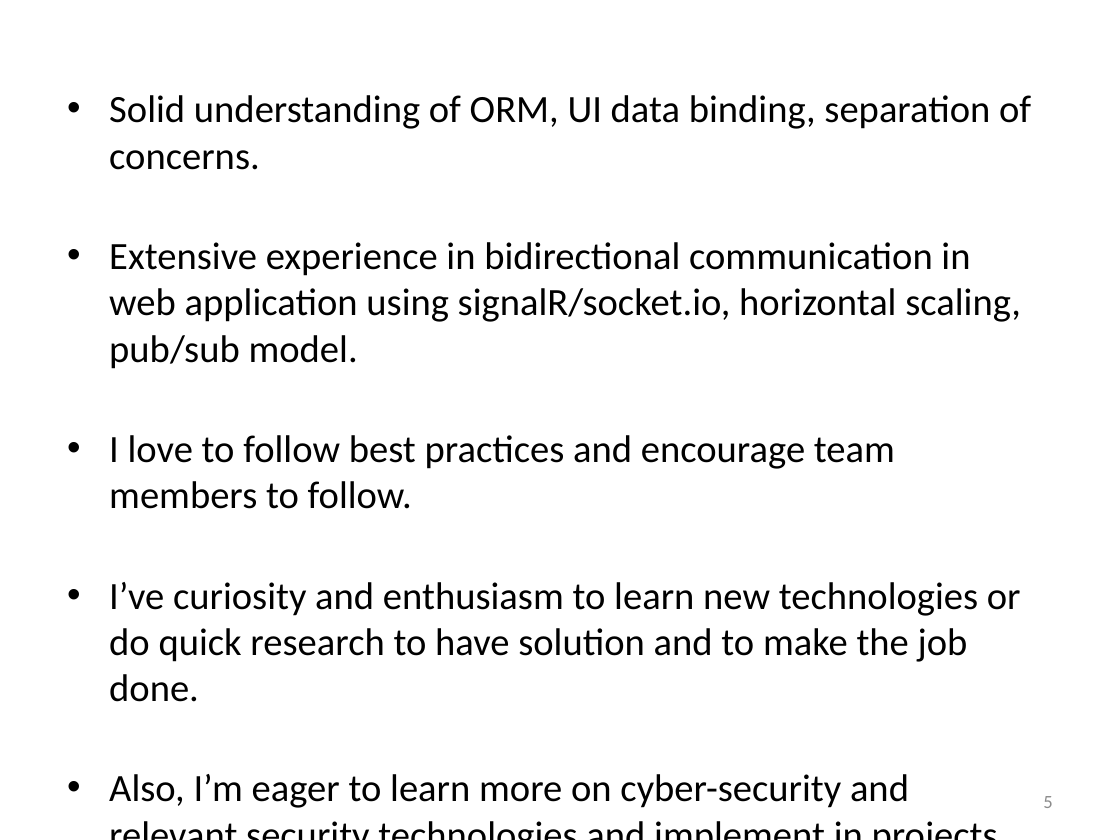
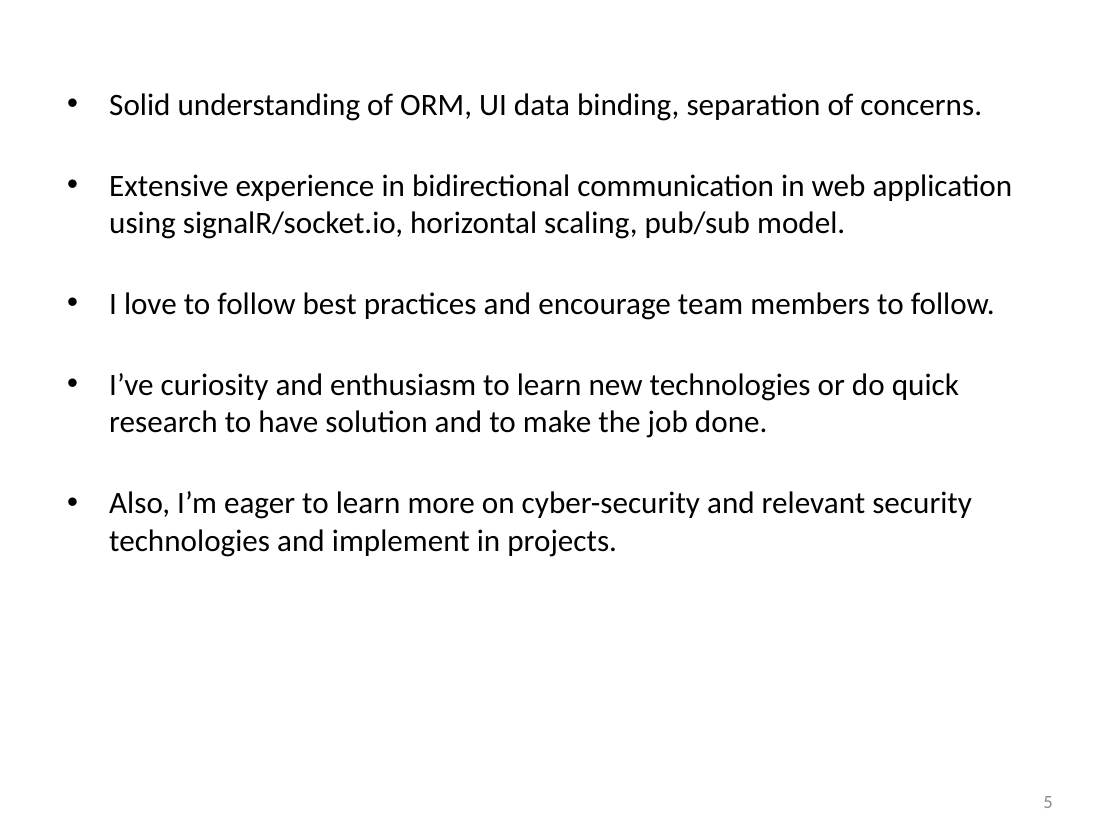
Before and after one commit to rashidul57/NsLandProgram, a slide deck: slide 5 of Presentation.pptx. Drawn at 1120x840 pixels with LibreOffice and Linux fonts; fonts in the diff are those of the drawing; background and template pictures are left out. Boxes give left, top, right and bottom in pixels: in the first picture for what was removed or moved away, otherwise in the second. Text is boxed around its words. In the diff, an @@ line names an element or a change of style, - is before the commit and + after.

```diff
--- a/Presentation.pptx
+++ b/Presentation.pptx
@@ text "Solid understanding of ORM, UI ..." at box(109, 93, 1013, 557): size 24.8 to 20 pt @@
```
Also in this commit, not shown: 8 other slides changed.
